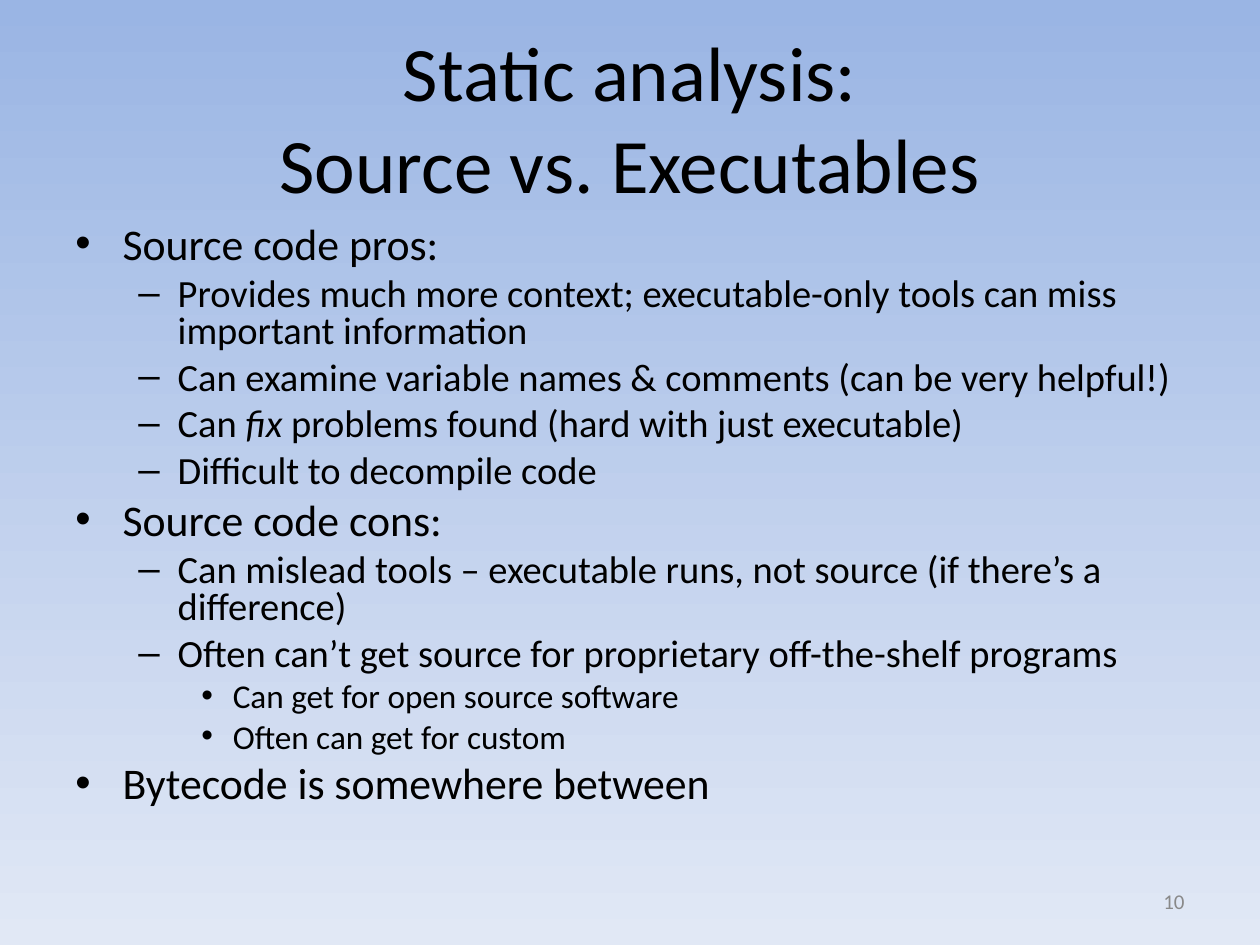
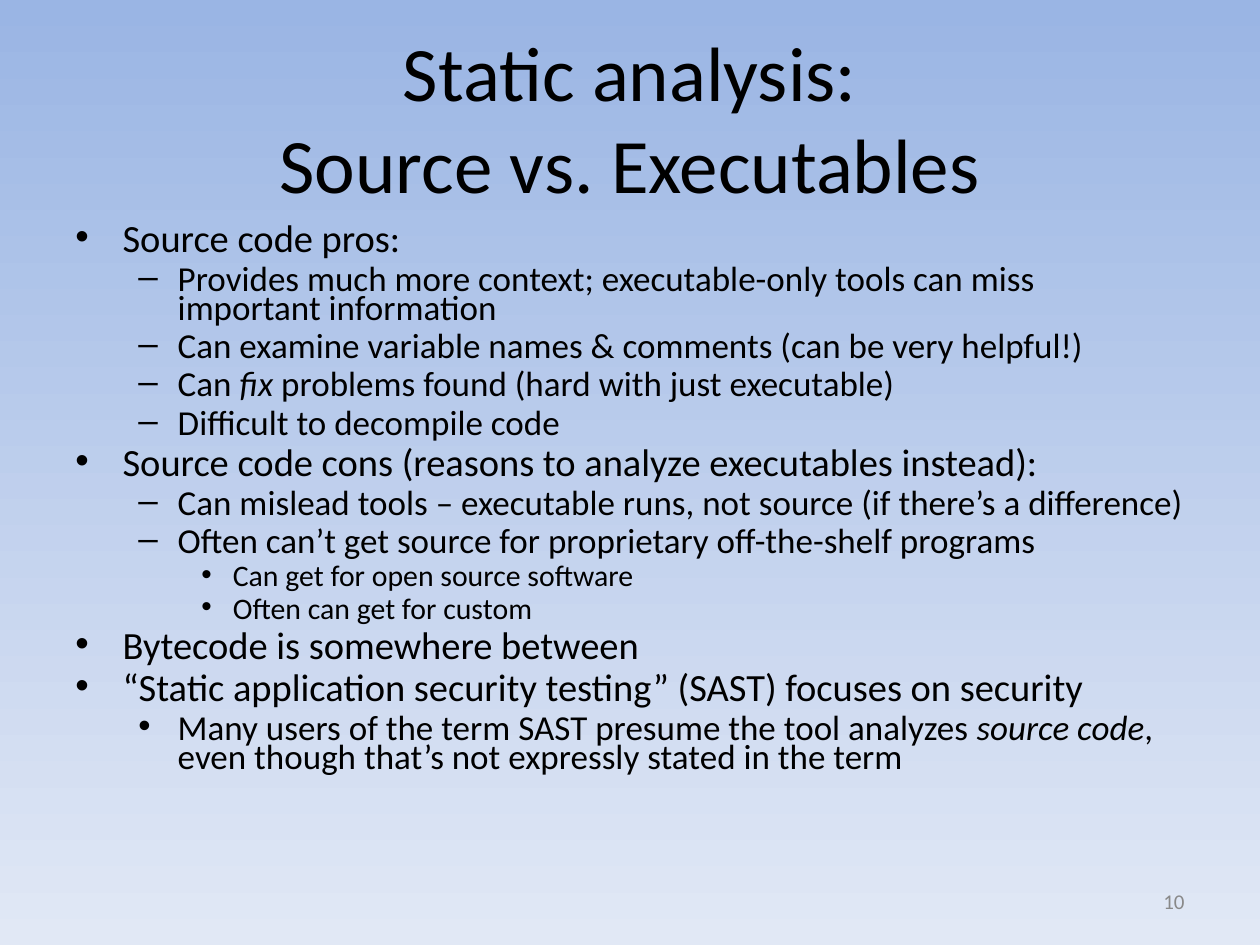
Before and after one commit to david-a-wheeler/david-a-wheeler.github.io, a slide deck: slide 10 of secure-class/presentations/Secure-Software-9-Tools.ppt. Drawn at 1260x945 pixels with LibreOffice and Linux fonts; fonts in the diff are those of the drawing. Boxes give left, top, right and bottom in pixels: in the first picture for what was removed or moved away, otherwise in the second. Text is boxed around its words. In the diff, an @@ line names an element or a change of style, - is before the commit and + after.

```diff
--- a/secure-class/presentations/Secure-Software-9-Tools.ppt
+++ b/secure-class/presentations/Secure-Software-9-Tools.ppt
@@ text at (123,225,1182,666): size 25 to 22 pt in "Source code pros:", "Bytecode is somewhere between"; size 22 to 20 pt in "Provides much more context; executable-only tools can ...", "Can examine variable names & comments (can ...", "Can fix problems found (hard with just ...", "Difficult to decompile code" and 2 more places; size 19 to 17 pt in "Can get for open source software", "Often can get for custom"; line spacing 0.8 to 0.7 @@
@@ text at (123,448,1038,483): text changed; size 25 to 22 pt @@
-• Source code cons:
+• Source code cons (reasons to analyze executables instead):
@@ text at (123,673,1153,775): paragraphs added @@
+• “Static application security testing” (SAST) focuses on security
+  • Many users of the term SAST presume the tool analyzes source code, even though that’s not expressly stated in the term
```
Also in this commit, not shown: 1 other slide changed, 1 slide added, 5 other files.
